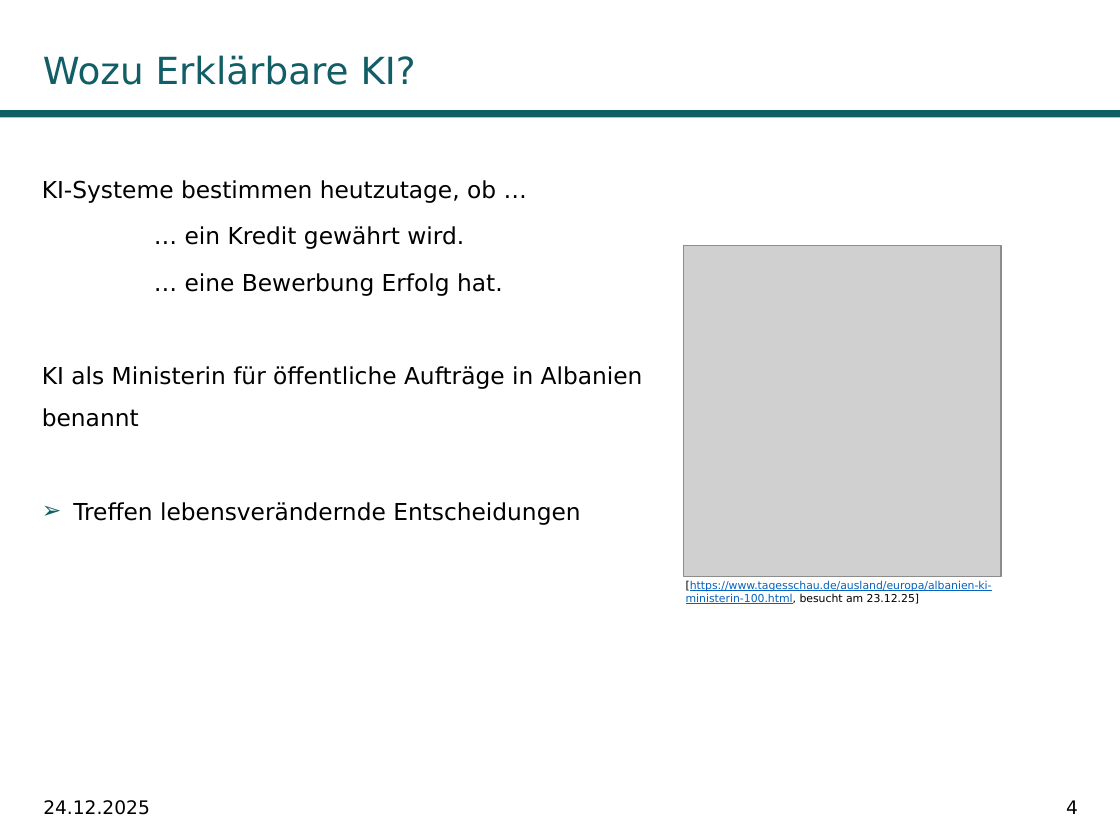
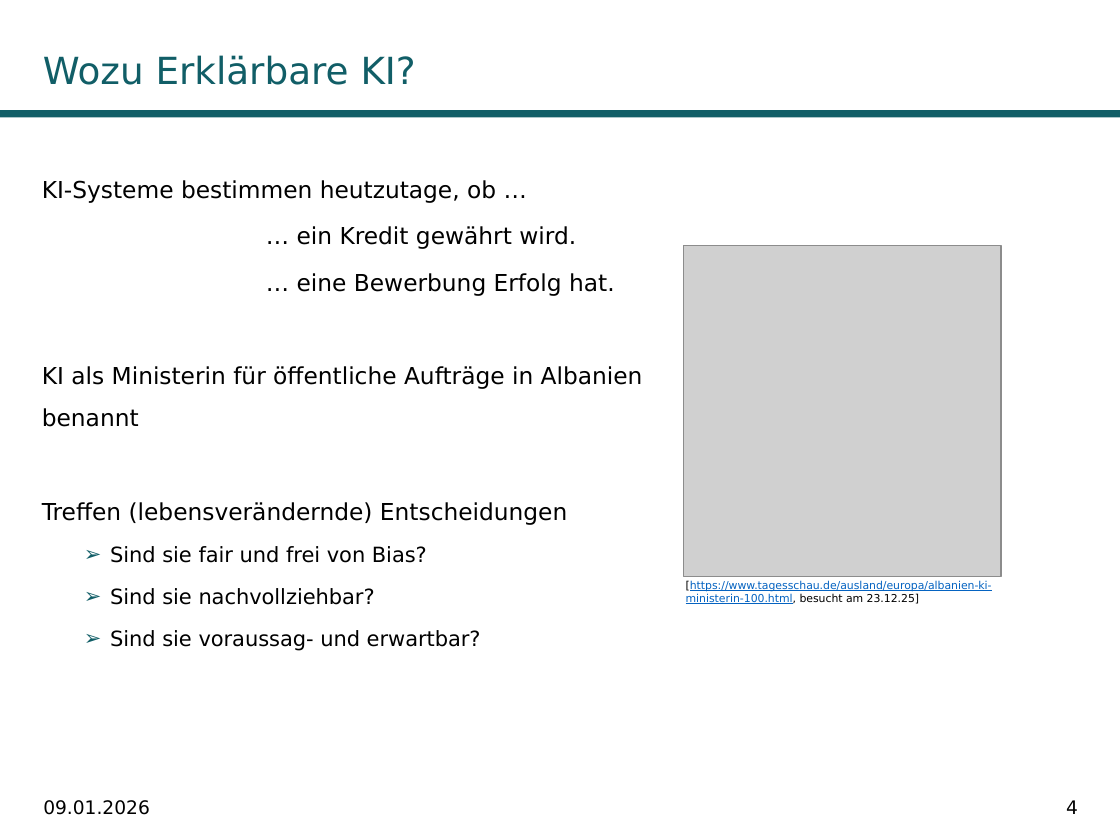
Before and after one commit to fabiw98/Seminar_DICE, a slide deck: slide 4 of Präsentation/DiCE_PowerPoint.potx. Drawn at 1120x840 pixels with LibreOffice and Linux fonts; fonts in the diff are those of the drawing; grey boxes stand for pictures; background and template pictures are left out. Boxes give left, top, right and bottom in pixels: in the first picture for what was removed or moved away, otherwise in the second. Text is boxed around its words. In the diff, an @@ line names an element or a change of style, - is before the commit and + after.

```diff
--- a/Präsentation/DiCE_PowerPoint.potx
+++ b/Präsentation/DiCE_PowerPoint.potx
@@ text at (x1=42, y1=502, x2=567, y2=651): text changed; size 15 to 13.5 pt @@
-➢ Treffen lebensverändernde Entscheidungen
+Treffen (lebensverändernde) Entscheidungen
+  ➢ Sind sie fair und frei von Bias?
+  ➢ Sind sie nachvollziehbar?
+  ➢ Sind sie voraussag- und erwartbar?
@@ text at (x1=43, y1=800, x2=150, y2=815): text changed @@
-24.12.2025
+09.01.2026
```
Also in this commit, not shown: 30 other slides changed, 5 other files.
